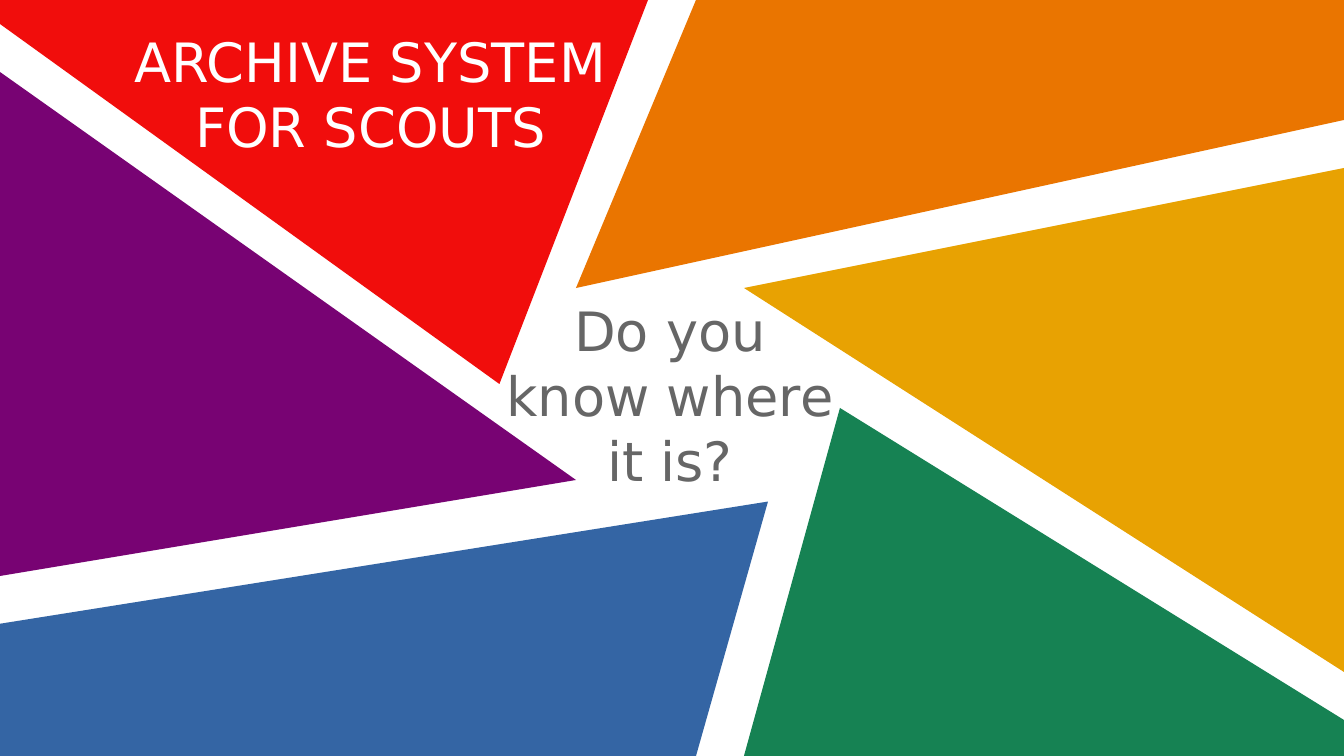
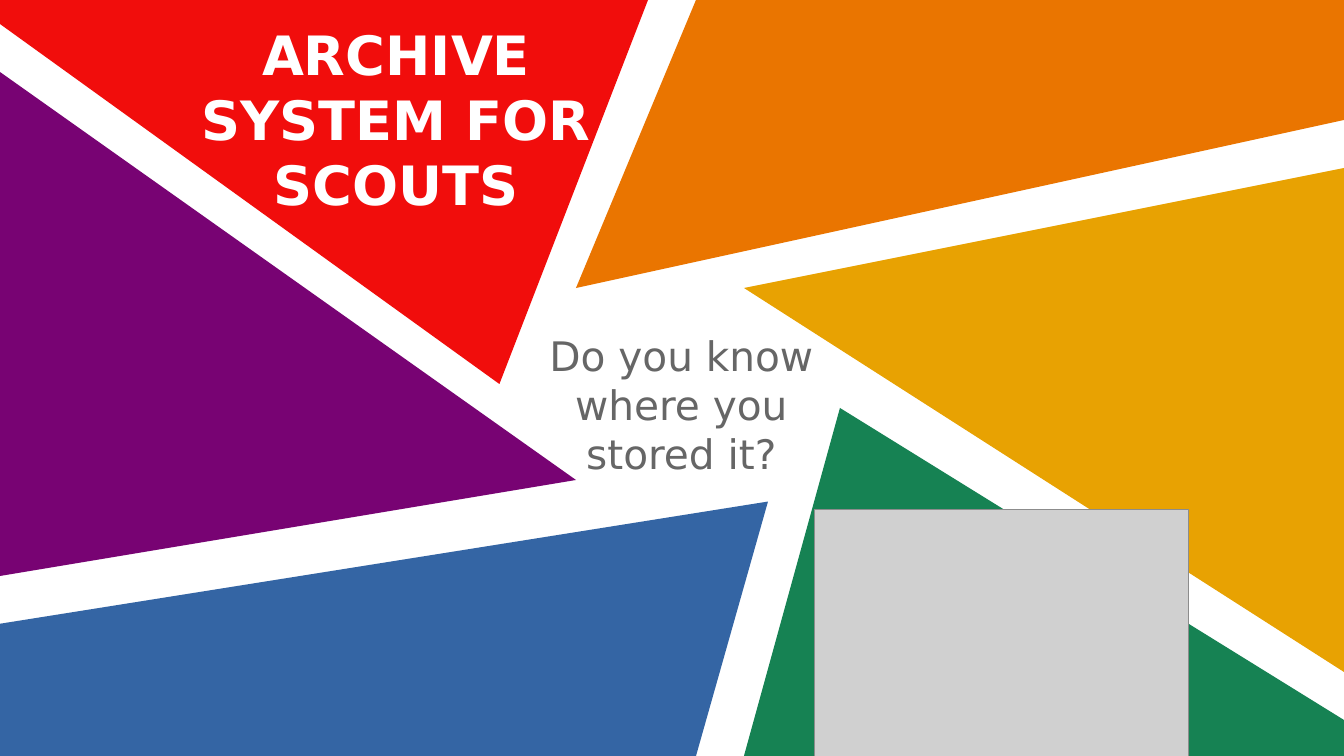
Before and after one commit to AhlinGregor/MIT_Project2526, a slide deck: slide 1 of Presentation.odp. Drawn at 1344x756 pixels with LibreOffice and Linux fonts; fonts in the diff are those of the drawing; grey boxes stand for pictures. Boxes give left, top, right and bottom in pixels: in the first picture for what was removed or moved away, otherwise in the second. Text is boxed around its words. In the diff, an @@ line names an element or a change of style, - is before the commit and + after.

```diff
--- a/Presentation.odp
+++ b/Presentation.odp
@@ title "ARCHIVE SYSTEM FOR SCOUTS": place and size @@
-title "ARCHIVE SYSTEM FOR SCOUTS" at <box>135,41,606,148</box>
+title "ARCHIVE SYSTEM FOR SCOUTS" at <box>202,34,591,206</box>
@@ title "ARCHIVE SYSTEM FOR SCOUTS" at <box>202,34,591,206</box>: bold on @@
@@ subtitle at <box>549,340,813,470</box>: text changed; size 32 to 24 pt @@
-Do you know where it is?
+Do you know where you stored it?
@@ picture added at <box>815,510,1189,756</box> @@
```
Also in this commit, not shown: 5 other slides changed.
